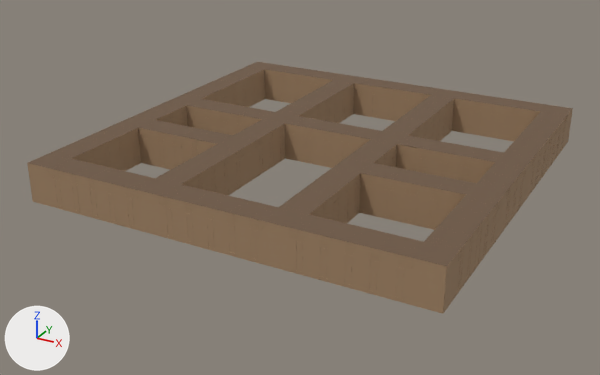
Renders of the glTF model content/models/env/architecture.glb from each side of a commit.
One viewpoint serves both versions: a camera (50 mm lens) standing at (51.6, -101.0, 46.7) and looking at (-2.0, -3.5, -2.0). Lighting does not change. The marker at lower left points along +X, +Y and +Z. The older version comes first.

Script lines for the objects in view, before the commit:
```python
mat_ceiling = principled_material('ceiling')
mat_ceiling.base_color = (0.16, 0.1, 0.06)  # brown #6f5945
mat_ceiling.roughness = 0.9
mat_wall = principled_material('wall')
mat_wall.base_color = (0.36, 0.23, 0.13)  # brown #a28465
mat_wall.roughness = 0.9
me_mesh_0 = bpy.data.meshes.new('Mesh_0')
me_mesh_0.from_pydata(...)  # 7100 vertices, 6274 faces; spans x -29.0..29.0, y -29.0..29.0, z 0.0..5.6
# faces by material slot: [78, 1032, 1314, 78, 3680, 92]
me_mesh_0.materials.append(mat_ceiling)  # brown #6f5945
me_mesh_0.materials.append(mat_stone)  # brown #9e7e61
me_mesh_0.materials.append(mat_stone_b)  # brown #93765b
me_mesh_0.materials.append(mat_tile)  # brown #957a61
me_mesh_0.materials.append(mat_trim)  # beige #b19576
me_mesh_0.materials.append(mat_wall)  # brown #a28465
ob_architecture = bpy.data.objects.new('architecture', me_mesh_0)
ob_architecture.location = (0.0, 0.0, 0.0)
```
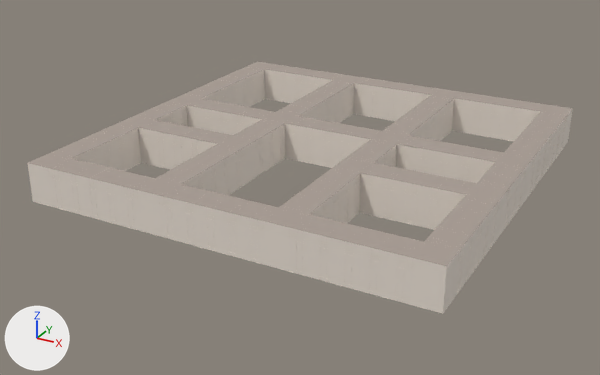
The change, as a diff of the scene's bpy script:
```diff
--- a/content/models/env/architecture.glb.py
+++ b/content/models/env/architecture.glb.py
@@ mat_ceiling @@
 mat_ceiling = principled_material('ceiling')
-mat_ceiling.base_color = (0.16, 0.1, 0.06)  # brown #6f5945
+mat_ceiling.base_color = (0.4, 0.34, 0.3)  # grey #aa9e95
 mat_ceiling.roughness = 0.9
@@ mat_wall @@
 mat_wall = principled_material('wall')
-mat_wall.base_color = (0.36, 0.23, 0.13)  # brown #a28465
+mat_wall.base_color = (0.82, 0.74, 0.66)  # pale yellow #eadfd4
 mat_wall.roughness = 0.9
```

Pixel boxes [x1, y1, x2, y2] of what changed, in the pictures (600 x 375 px):
'architecture', recoloured (brown to grey)
    both: [27, 62, 573, 314]
